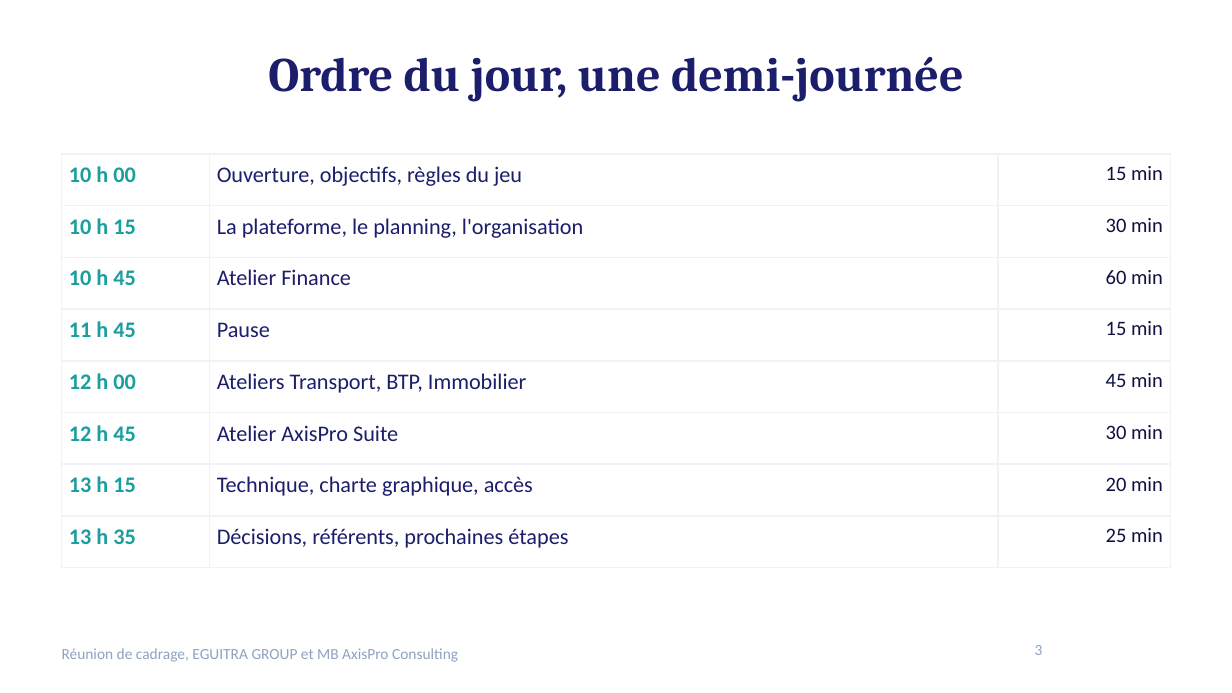
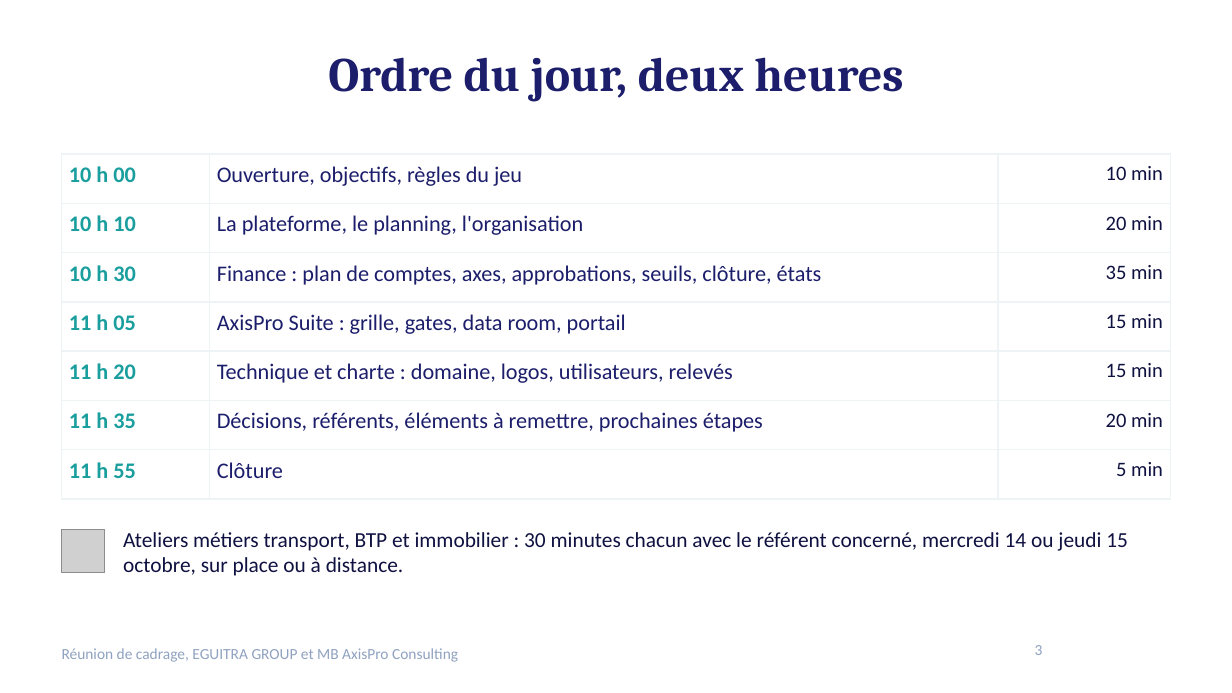
Before and after one commit to MadigbeK/EGUITRA, a slide deck: slide 3 of docs/offre/cadrage/Reunion_de_cadrage_EGUITRA.pptx. Drawn at 1232x693 pixels with LibreOffice and Linux fonts; fonts in the diff are those of the drawing; grey boxes stand for pictures; background and template pictures are left out. Boxes give left, top, right and bottom in pixels: in the first picture for what was removed or moved away, otherwise in the second. Text is boxed around its words. In the diff, an @@ line names an element or a change of style, - is before the commit and + after.

```diff
--- a/docs/offre/cadrage/Reunion_de_cadrage_EGUITRA.pptx
+++ b/docs/offre/cadrage/Reunion_de_cadrage_EGUITRA.pptx
@@ title at (328,57,903,101): text changed @@
-Ordre du jour, une demi-journée
+Ordre du jour, deux heures
@@ table at (62,154,1170,482) @@
-row 1: 10 h 00 | Ouverture, objectifs, règles du jeu | 15 min
-row 2: 10 h 15 | La plateforme, le planning, l'organisation | 30 min
-row 3: 10 h 45 | Atelier Finance | 60 min
-row 4: 11 h 45 | Pause | 15 min
-row 5: 12 h 00 | Ateliers Transport, BTP, Immobilier | 45 min
-row 6: 12 h 45 | Atelier AxisPro Suite | 30 min
-row 7: 13 h 15 | Technique, charte graphique, accès | 20 min
-row 8: 13 h 35 | Décisions, référents, prochaines étapes | 25 min
+row 1: 10 h 00 | Ouverture, objectifs, règles du jeu | 10 min
+row 2: 10 h 10 | La plateforme, le planning, l'organisation | 20 min
+row 3: 10 h 30 | Finance : plan de comptes, axes, approbations, seuils, clôture, états | 35 min
+row 4: 11 h 05 | AxisPro Suite : grille, gates, data room, portail | 15 min
+row 5: 11 h 20 | Technique et charte : domaine, logos, utilisateurs, relevés | 15 min
+row 6: 11 h 35 | Décisions, référents, éléments à remettre, prochaines étapes | 20 min
+row 7: 11 h 55 | Clôture | 5 min
@@ picture added at (62,530,105,573) @@
@@ text added at (123,532,1128,576), 12.5 pt, text #0F1140 @@
+Ateliers métiers transport, BTP et immobilier : 30 minutes chacun avec le référent concerné, mercredi 14 ou jeudi 15 octobre, sur place ou à distance.
```
Also in this commit, not shown: 7 other slides changed, 9 other files.
